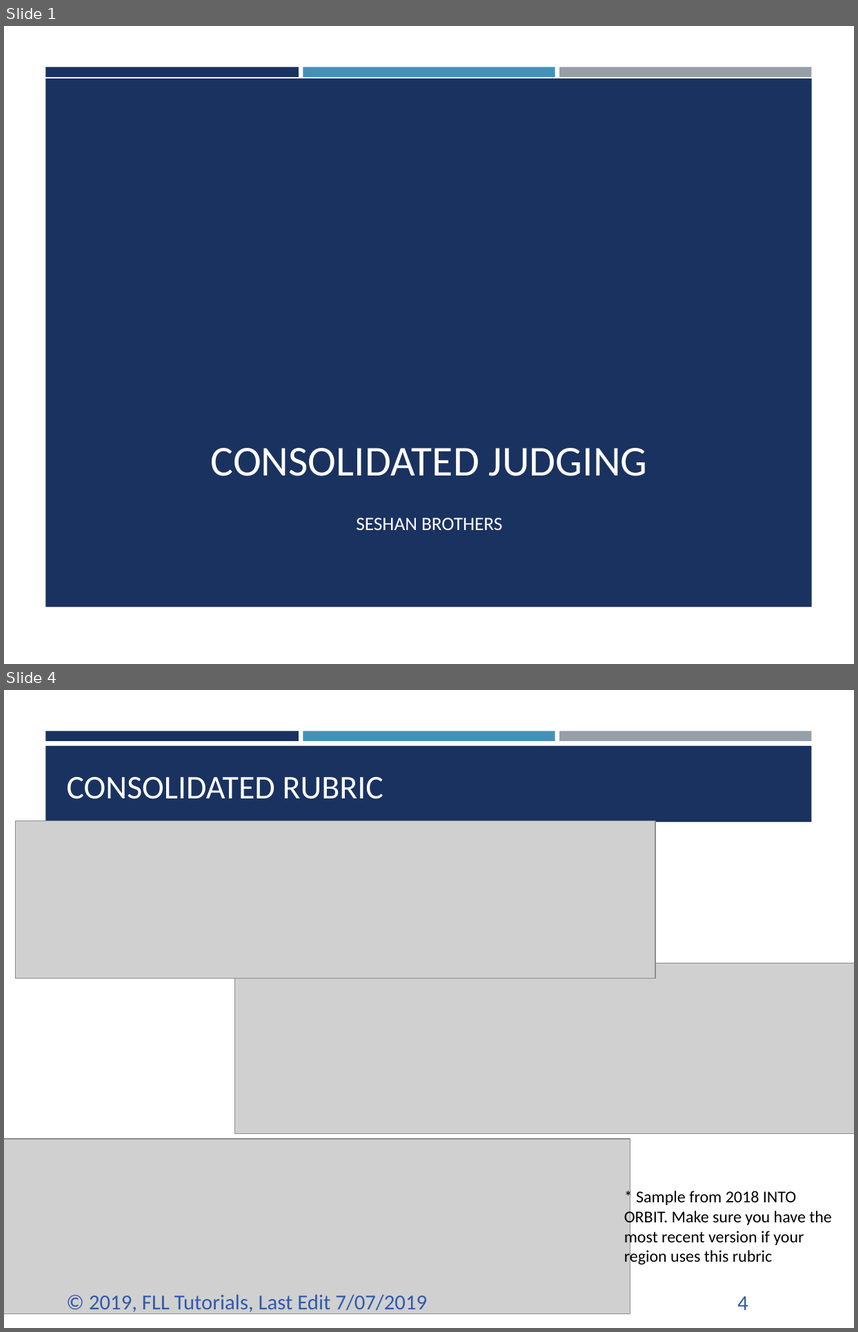
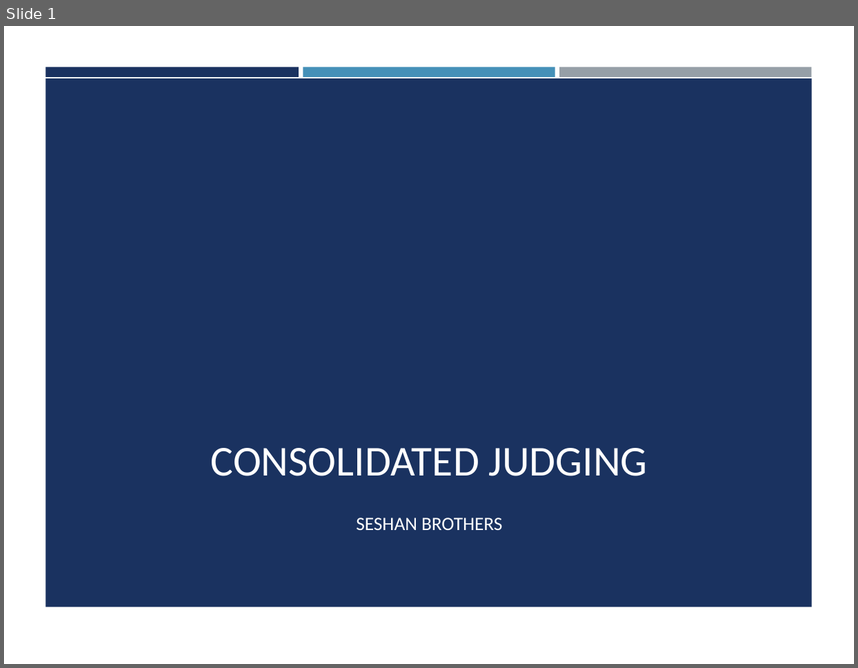
Before and after one commit to ev3lessons/FLL-Tutorials, a slide deck: translations/en-us/RobotGame/ConsolidatedJudging.pptx. Shown one above the other, each under a label of ours: slides 1 and 4 before the commit, slide 1 after it; the slides between them are not shown. The pictures are 858x1332 and 858x668 pixels, drawn with LibreOffice and Linux fonts; fonts in the diff are those of the drawing; grey boxes stand for pictures; background and template pictures are left out. Boxes give left, top, right and bottom in pixels: in the first picture for what was removed or moved away, otherwise in the second. Text is boxed around its words. In the diff, an @@ line names an element or a change of style, - is before the commit and + after.

```diff
--- a/translations/en-us/RobotGame/ConsolidatedJudging.pptx
+++ b/translations/en-us/RobotGame/ConsolidatedJudging.pptx
@@ slide 4 removed at <box>4,690,854,1328</box>, background #FFFFFF; not listed: 3 template elements that a slide beside it also shows @@
@@ rectangle removed at <box>45,746,811,822</box> @@
@@ title removed at <box>67,777,383,799</box> @@
-CONSOLIDATED RUBRIC
@@ picture removed at <box>16,821,656,978</box> @@
@@ picture removed at <box>234,963,854,1134</box> @@
@@ picture removed at <box>4,1138,630,1314</box> @@
@@ text removed at <box>624,1190,832,1266</box> @@
-* Sample from 2018 INTO ORBIT. Make sure you have the most recent version if your region uses this rubric
@@ text removed at <box>89,1294,427,1314</box> @@
-© 2019, FLL Tutorials, Last Edit 7/07/2019
@@ page number removed at <box>737,1296,749,1310</box> @@
-4
```
Also in this commit, not shown: 4 slides changed, 2 slides added, 1 other slide removed, 13 other files.
